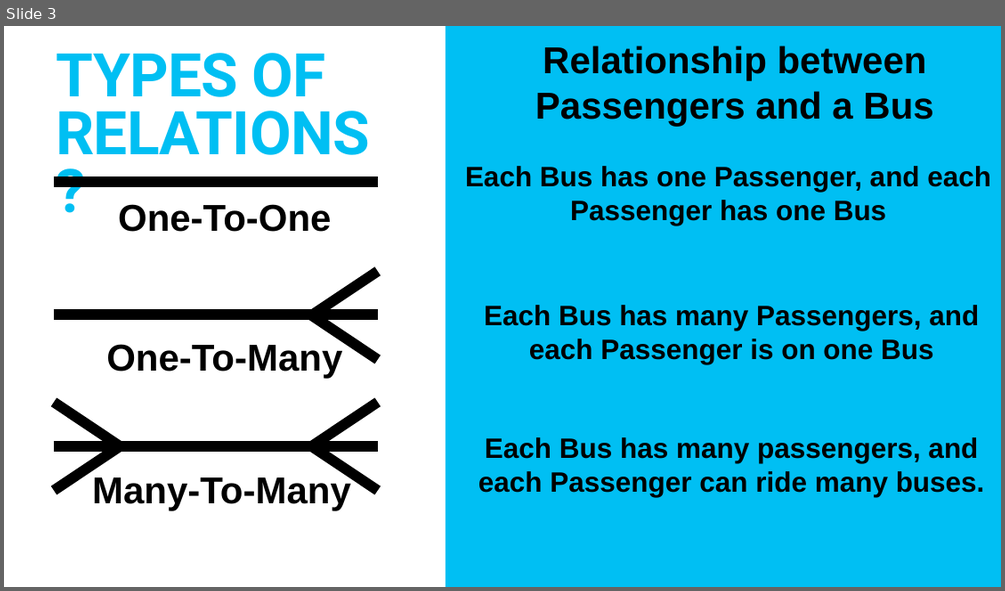
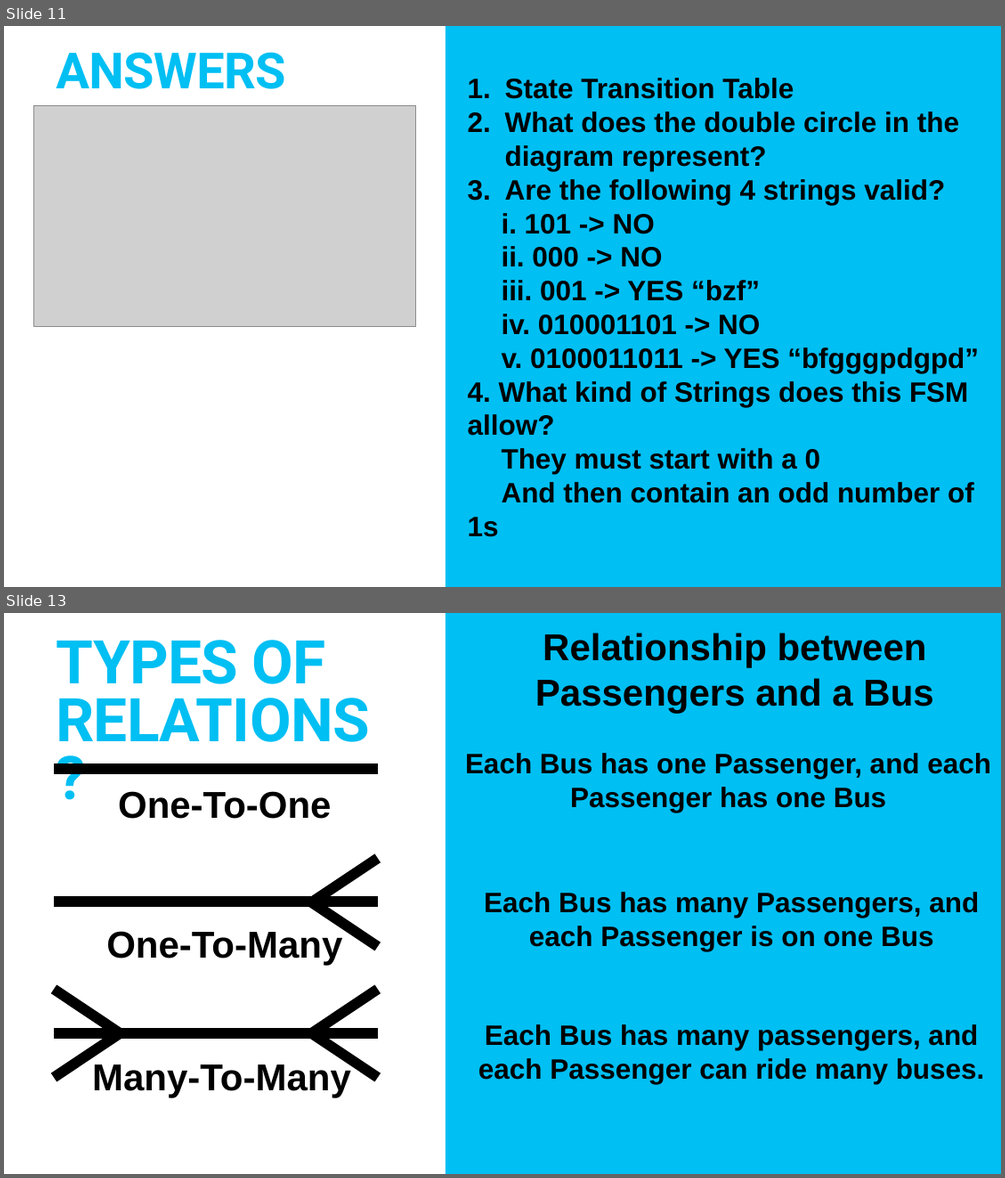
Before and after one commit to TommyWoodley/teaching, a slide deck: ALevel/FSM&Turing.pptx. Shown one above the other, each under a label of ours: slide 3 before the commit, slides 11 and 13 after it; the slides between them are not shown. The pictures are 1005x591 and 1005x1178 pixels, drawn with LibreOffice and Linux fonts; fonts in the diff are those of the drawing; grey boxes stand for pictures. Boxes give left, top, right and bottom in pixels: in the first picture for what was removed or moved away, otherwise in the second. Text is boxed around its words. In the diff, an @@ line names an element or a change of style, - is before the commit and + after.

Commit message:
FSM - added answers and added to slideshow

```diff
--- a/ALevel/FSM&Turing.pptx
+++ b/ALevel/FSM&Turing.pptx
@@ slide 11 added at [4,26,1001,587], background #FFFFFF; not listed: 1 template element that a slide beside it also shows @@
@@ title added at [56,52,285,89], 96 pt, text #00BFF3, bold @@
+ANSWERS
@@ text added at [468,78,979,537], 54 pt, text #000000, bold @@
+1. State Transition Table
+2. What does the double circle in the diagram represent?
+3. Are the following 4 strings valid?
+i. 101 -> NO
+ii. 000 -> NO
+iii. 001 -> YES “bzf”
+iv. 010001101 -> NO
+v. 0100011011 -> YES “bfgggpdgpd”
+4. What kind of Strings does this FSM allow?
+They must start with a 0
+And then contain an odd number of 1s
@@ picture added at [33,105,415,326] @@
@@ what was slide 3 is now slide 13 @@
```
Also in this commit, not shown: 1 slide changed, 9 other slides added, 1 other file.
